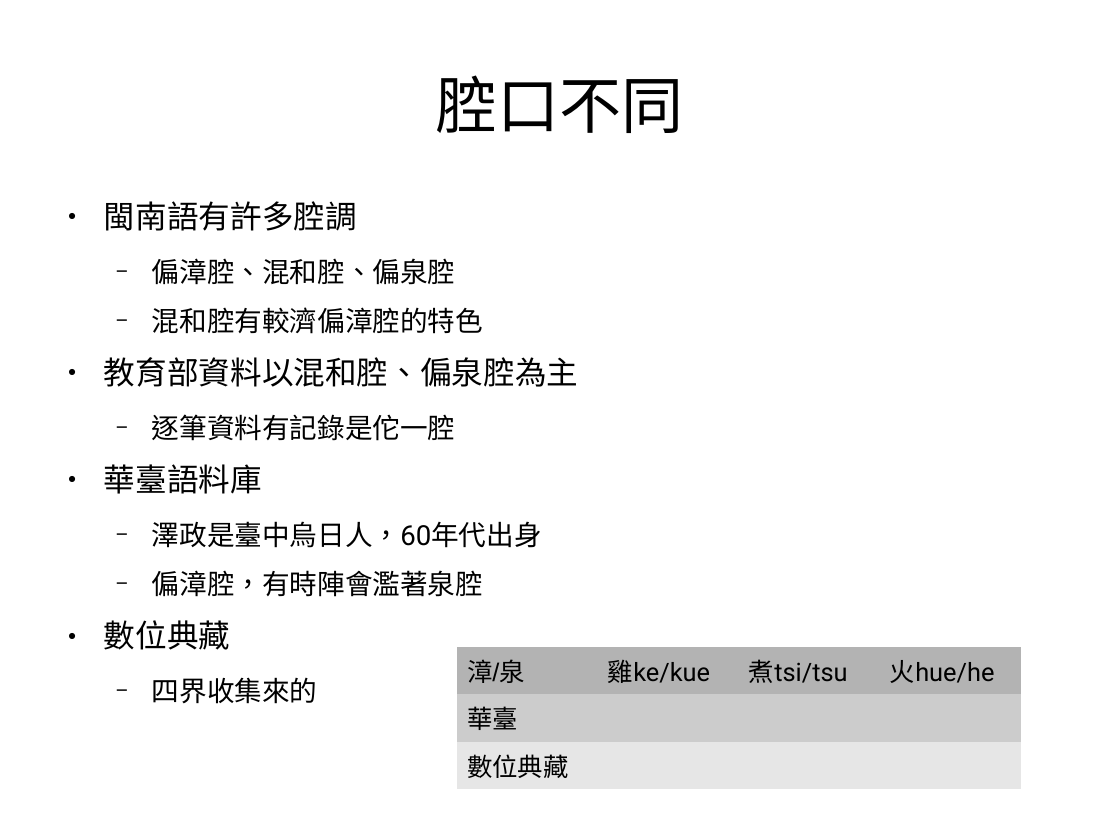
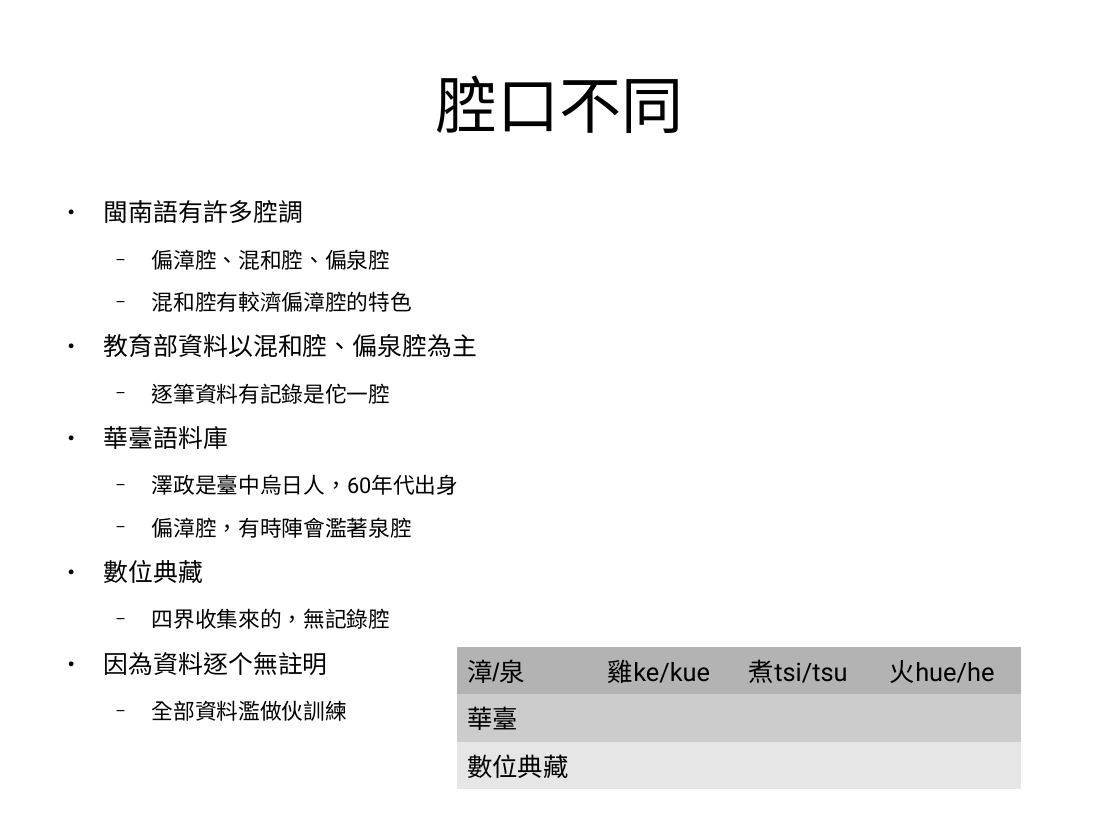
Before and after one commit to sih4sing5hong5/po3-ko3_tau5-iann2-phinn3, a slide deck: slide 17 of 翻譯報告.odp (slide 16 before the commit). Drawn at 1120x840 pixels with LibreOffice and Linux fonts; fonts in the diff are those of the drawing. Boxes give left, top, right and bottom in pixels: in the first picture for what was removed or moved away, otherwise in the second. Text is boxed around its words. In the diff, an @@ line names an element or a change of style, - is before the commit and + after.

```diff
--- a/翻譯報告.odp
+++ b/翻譯報告.odp
@@ text at (x1=104, y1=200, x2=477, y2=583): size 22.4 to 17.6 pt in "閩南語有許多腔調", "教育部資料以混和腔、偏泉腔為主", "華臺語料庫", "數位典藏"; size 19.6 to 15.4 pt in "偏漳腔、混和腔、偏泉腔", "混和腔有較濟偏漳腔的特色", "逐筆資料有記錄是佗一腔", "澤政是臺中烏日人，60年代出身" and 1 more places @@
@@ text at (x1=104, y1=608, x2=390, y2=721): text changed; size 19.6 to 15.4 pt @@
-  − 四界收集來的
+  − 四界收集來的，無記錄腔
+● 因為資料逐个無註明
+  − 全部資料濫做伙訓練
```
Also in this commit, not shown: 4 other slides changed, 2 slides added, 4 slides removed.
